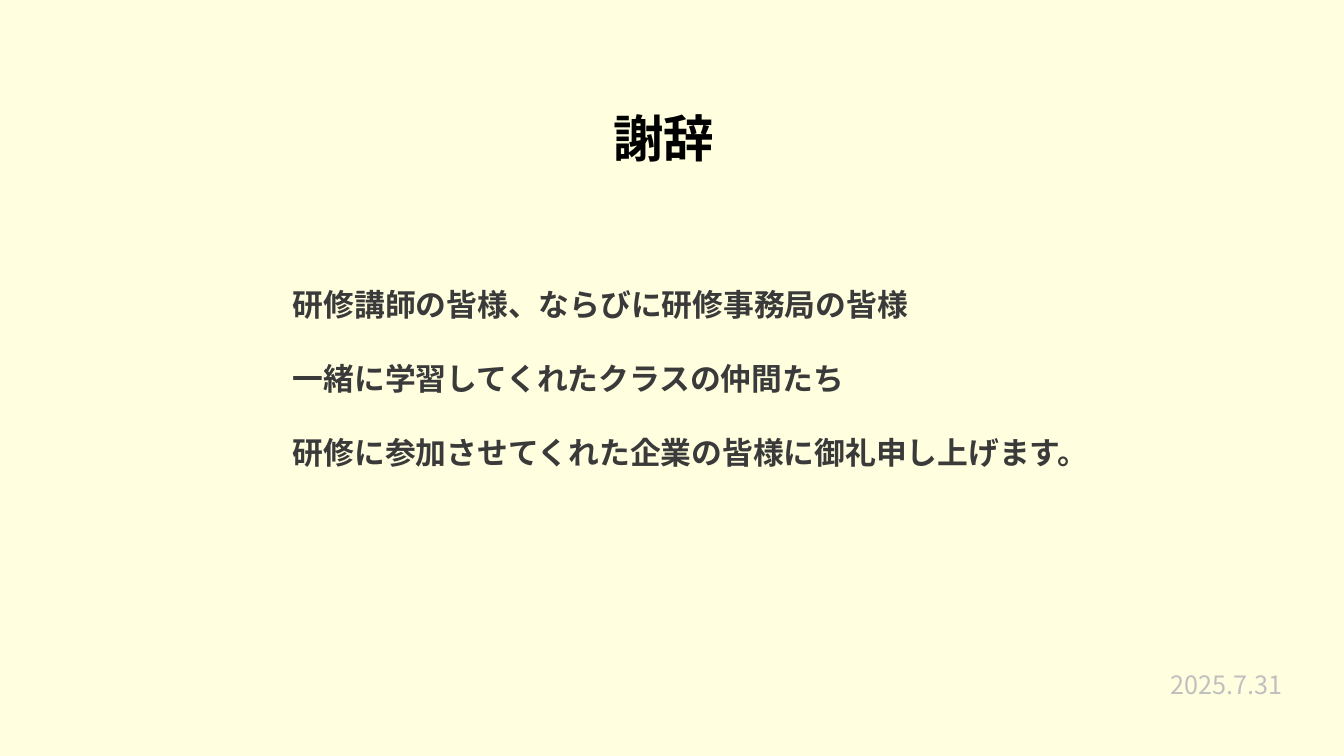
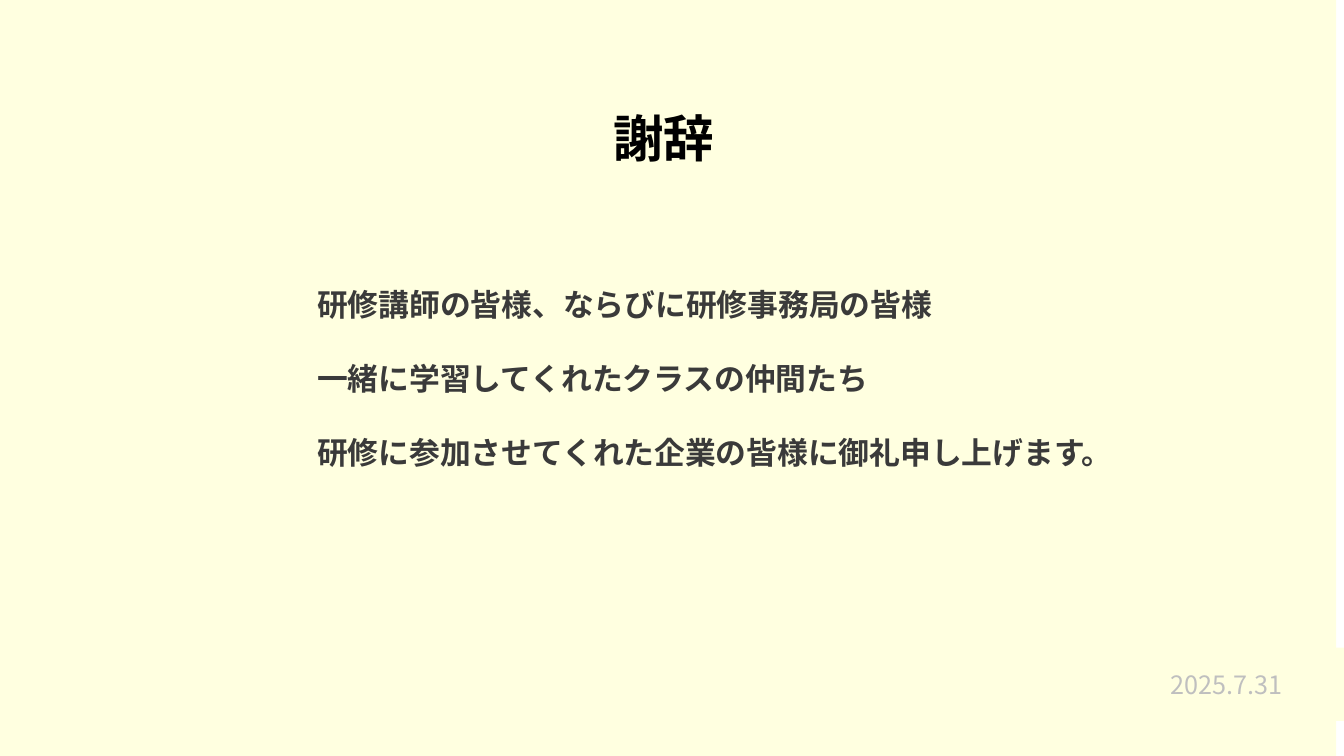
Before and after one commit to plusdojo2025/a2-7, a slide deck: slide 17 of 発表準備/7月成果発表会.pptx. Drawn at 1344x756 pixels with LibreOffice and Linux fonts; fonts in the diff are those of the drawing. Boxes give left, top, right and bottom in pixels: in the first picture for what was removed or moved away, otherwise in the second. Text is boxed around its words. In the diff, an @@ line names an element or a change of style, - is before the commit and + after.

```diff
--- a/発表準備/7月成果発表会.pptx
+++ b/発表準備/7月成果発表会.pptx
@@ rectangle: place and size @@
-rectangle at (0,0,1344,756)
+rectangle at (0,0,1336,756)
@@ text "研修講師の皆様、ならびに研修事務局の皆様": place and size @@
-text "研修講師の皆様、ならびに研修事務局の皆様" at (293,290,1088,467)
+text "研修講師の皆様、ならびに研修事務局の皆様" at (317,290,1112,467)
```
Also in this commit, not shown: 2 other slides changed.
